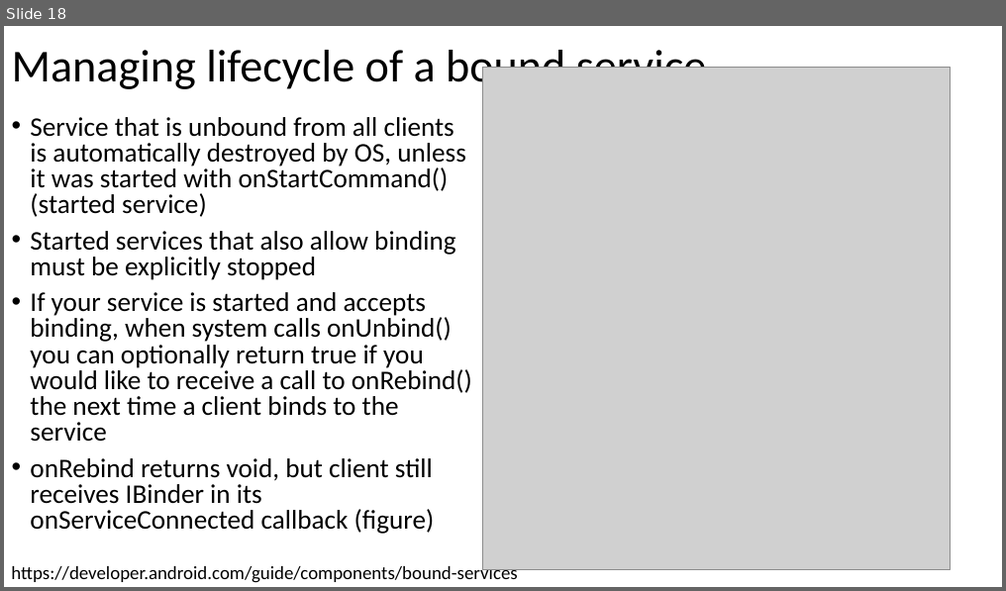
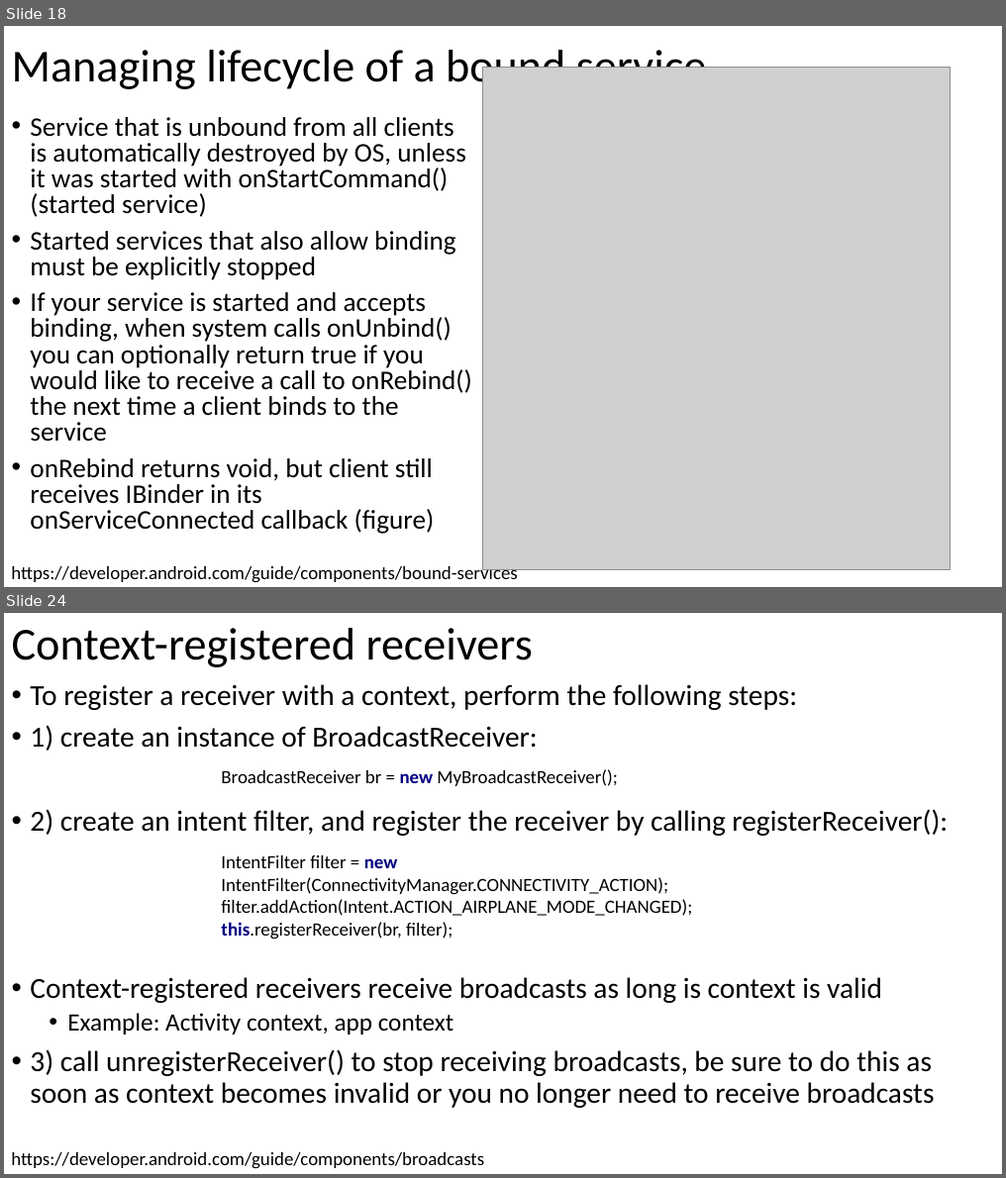
Before and after one commit to russellu/cs230, a slide deck: Lecture_10.pptx. Shown one above the other, each under a label of ours: slide 18 before the commit, slides 18 and 24 after it; the slides between them are not shown. The pictures are 1006x591 and 1006x1178 pixels, drawn with LibreOffice and Linux fonts; fonts in the diff are those of the drawing; grey boxes stand for pictures. Boxes give left, top, right and bottom in pixels: in the first picture for what was removed or moved away, otherwise in the second. Text is boxed around its words. In the diff, an @@ line names an element or a change of style, - is before the commit and + after.

```diff
--- a/Lecture_10.pptx
+++ b/Lecture_10.pptx
@@ slide 24 added at bbox=[4, 613, 1002, 1174], background #FFFFFF @@
@@ title added at bbox=[12, 628, 533, 667], 44 pt, text #000000 @@
+Context-registered receivers
@@ text added at bbox=[30, 684, 947, 1108], 28 pt, text #000000 @@
+• To register a receiver with a context, perform the following steps:
+• 1) create an instance of BroadcastReceiver:
+• 2) create an intent filter, and register the receiver by calling registerReceiver():
+• Context-registered receivers receive broadcasts as long is context is valid
+  • Example: Activity context, app context
+• 3) call unregisterReceiver() to stop receiving broadcasts, be sure to do this as soon as context becomes invalid or you no longer need to receive broadcasts
@@ text added at bbox=[221, 769, 617, 786], 18 pt, text #000000 @@
+BroadcastReceiver br = new MyBroadcastReceiver();
@@ text added at bbox=[221, 856, 692, 940], 18 pt, text #000000 @@
+IntentFilter filter = new IntentFilter(ConnectivityManager.CONNECTIVITY_ACTION);
+filter.addAction(Intent.ACTION_AIRPLANE_MODE_CHANGED);
+this.registerReceiver(br, filter);
@@ text added at bbox=[11, 1153, 484, 1169], 18 pt, text #000000 @@
+https://developer.android.com/guide/components/broadcasts
```
Also in this commit, not shown: 14 other slides added, 9 slides removed, 2 other files.
